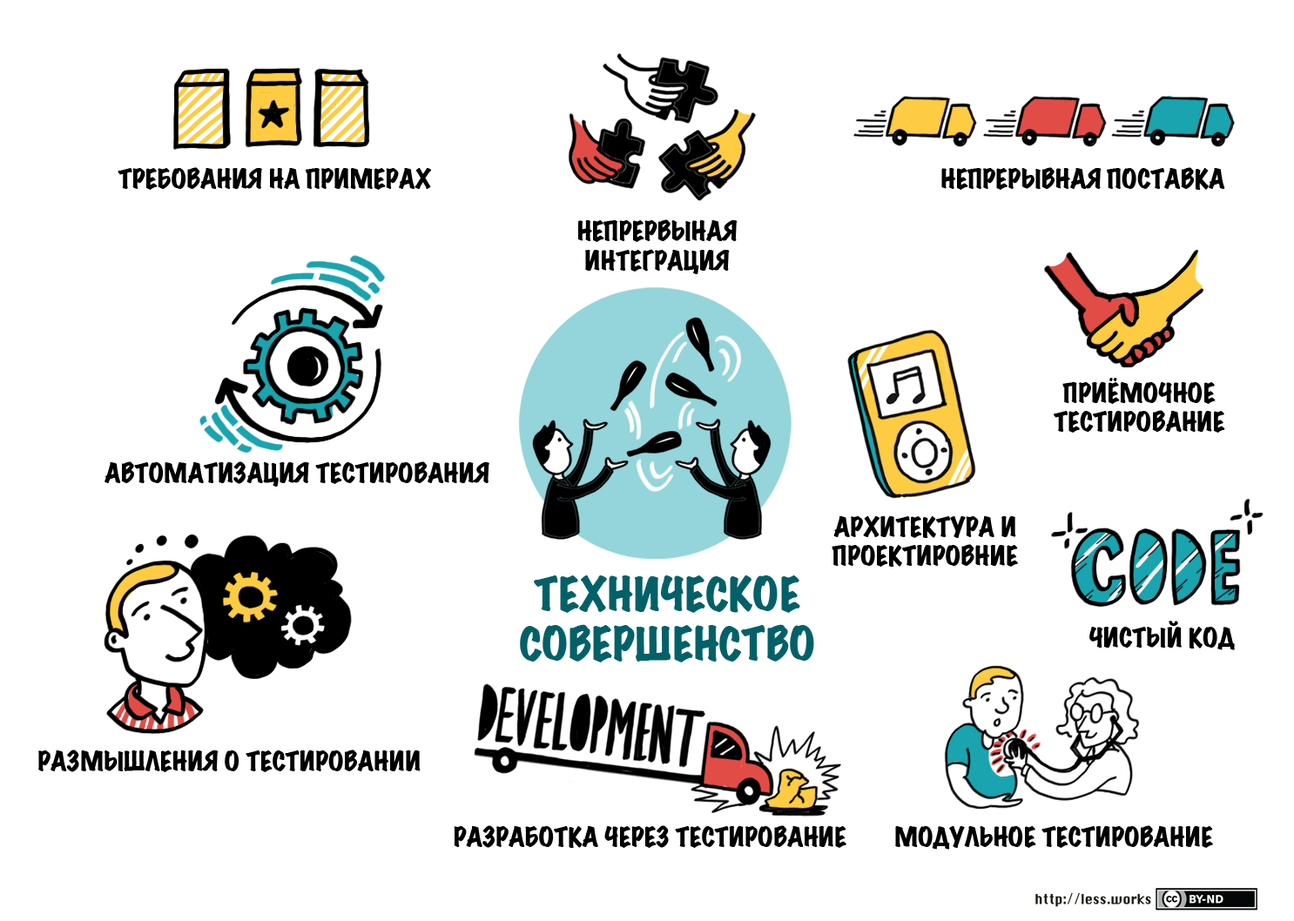
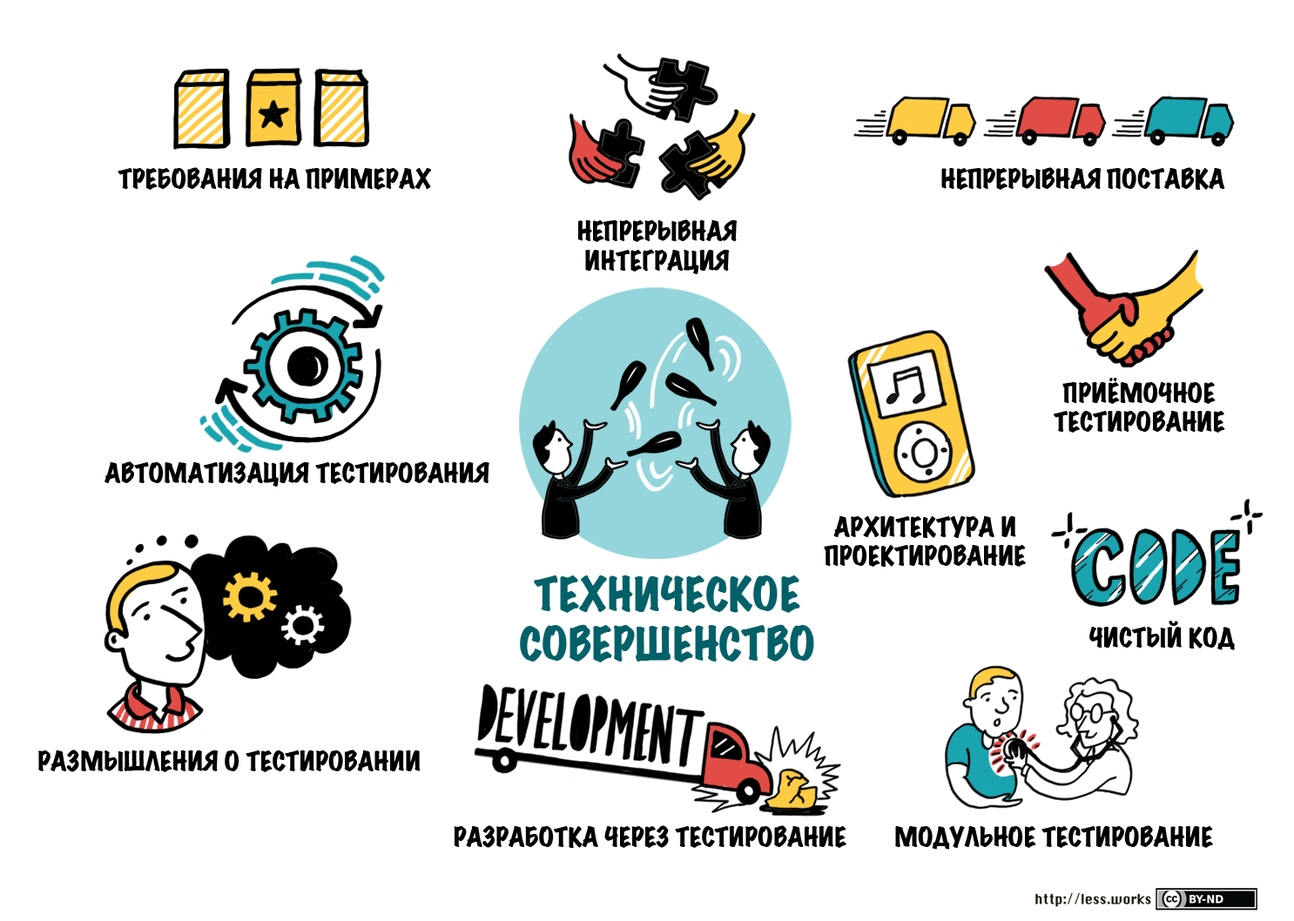
Revision of a layered 1294 x 921 image; what changed, layer by layer:
renamed "НЕПРЕРВЫНАЯ ИНТЕГРАЦИЯ" to "НЕПРЕРЫВНАЯ ИНТЕГРАЦИЯ", painted on it over [657, 219, 691, 242]
renamed "АРХИТЕКТУРА И ПРОЕКТИРОВНИЕ" to "АРХИТЕКТУРА И ПРОЕКТИРОВАНИЕ", painted on it over [823, 544, 1026, 567]
